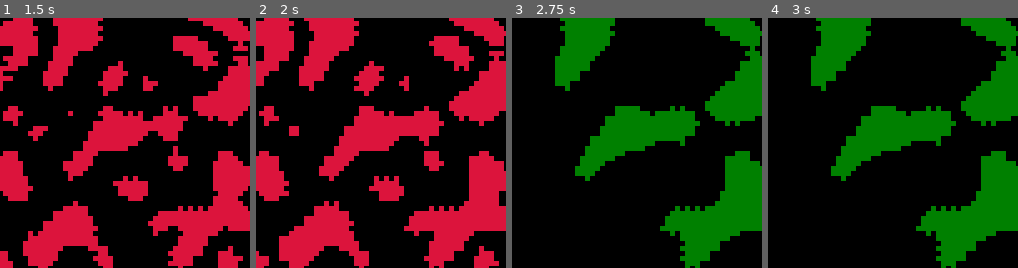
Above: before the commit, frames 1-4 (left to right).
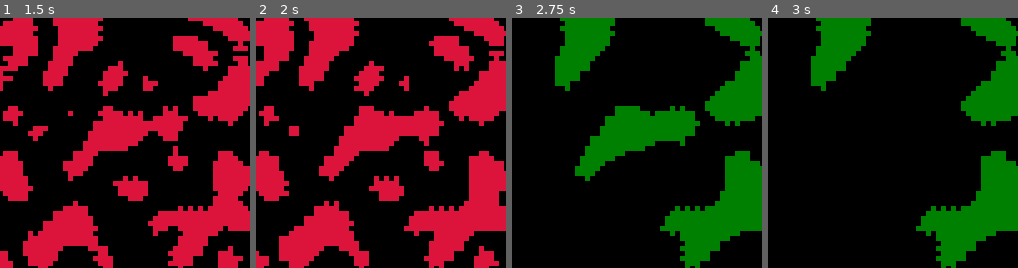
Above: after the commit, the same moments.

Repository: rsmwall/cellular-automata
Game: Godot game, scene res://dungeon_visualizer.tscn
Same seed, same stepped clock (60 frames per second), same inputs: the game is played once before the commit and once after it. The project has no main scene, so this scene is started directly.
Inputs:
- Up to frame 1 (1.5 s): tap Enter (ui_accept) at 0.5, 0.77, 1.25 s; hold Space (ui_select) 0.53-1.28 s; hold A from 1.28 s (still down); tap Space (ui_select) at 1.35 s
- Up to frame 2 (2 s): keep holding A; tap Enter (ui_accept) at 1.52 s
- Up to frame 3 (2.75 s): tap Enter (ui_accept) at 2 s; release A at 2.03 s; hold Space (ui_select) from 2.03 s (still down); tap P at 2.1 s
- Up to frame 4 (3 s): tap Enter (ui_accept) at 2.75 s; release Space (ui_select) at 2.78 s; tap Space (ui_select) at 2.85 s
The pictures show only the part of the screen within x 5-55%, y 47-97%; the shares and areas given below are measured in that part.

Frames 1-3 are identical in both runs. In frame 4, 6.9% of the frame differs, in the area x 25-76%, y 35-66%.

Commit message:
Add files via upload

Diff:
--- a/benchmark_scene.gd
+++ b/benchmark_scene.gd
@@ -44,6 +44,9 @@
 		# avalia usando o Flood Fill de 4 direções
 		var stats = generator.analyze_and_paint_connectivity(final_map)
 
+		# realiza a poda das ilhas isoladas
+		generator.prune_isolated_islands(final_map)
+
 		# para o cronômetro
 		var end_time = Time.get_ticks_msec()
 
--- a/dungeon_visualizer.gd
+++ b/dungeon_visualizer.gd
@@ -21,6 +21,38 @@
 	map_img = ImageTexture.create_from_image(img)
 
 func _input(event):
+	# quando apertar a tecla "A" (Automático / Animação Completa)
+	if event is InputEventKey and event.pressed and event.keycode == KEY_A:
+		var generator = dungeon_generator as CellularAutomataGenerator
+
+		# pega o estado do mapa após todas as iterações do autômato
+		var last_map_state: Array[Array]
+		if not map_queue.is_empty():
+			last_map_state = map_queue.back()
+		else:
+			last_map_state = map
+
+		# faz uma cópia profunda para não estragar o histórico visual
+		var map_to_analyze = last_map_state.duplicate(true)
+
+		# faz o Flood-Fill e pinta a caverna principal
+		var stats = generator.analyze_and_paint_connectivity(map_to_analyze)
+		var painted_map = stats["mapa_modificado"]
+		map_queue.push_back(painted_map.duplicate(true)) # adiciona a etapa de pintura na fila
+
+		# faz a Poda nas ilhas isoladas
+		var map_to_prune = painted_map.duplicate(true)
+		generator.prune_isolated_islands(map_to_prune)
+		map_queue.push_back(map_to_prune) # adiciona o mapa limpo na fila
+
+		# desativa o modo de input manual para liberar o Timer
+		input_mode = false
+
+		print("Modo Animação Ativado! O Timer consumirá a fila.")
+
+		input_mode = false
+		$UpdateTimer.start()
+
 	# quando apertar a tecla "P" (Poda)
 	if event is InputEventKey and event.pressed and event.keycode == KEY_P:
 		if map.size() > 0:
@@ -49,7 +81,6 @@
 	if event.is_action_pressed("ui_select"):
 		if not map.is_empty():
 			var stats = (dungeon_generator as CellularAutomataGenerator).analyze_and_paint_connectivity(map)
-			print("Métricas do Mapa Atual: ", stats)
 			map_queue.push_back(stats["mapa_modificado"])
 
 	if event.is_action_pressed("ui_accept"):
--- a/dungeon_visualizer.tscn
+++ b/dungeon_visualizer.tscn
@@ -12,6 +12,7 @@
 iteration_count = 7
 
 [node name="UpdateTimer" type="Timer" parent="." unique_id=1960554536]
+autostart = true
 
 [connection signal="generation_done" from="CellularAutomatoGeneration" to="." method="_on_cellular_automato_generation_generation_done"]
 [connection signal="timeout" from="UpdateTimer" to="." method="_on_update_timer_timeout"]
